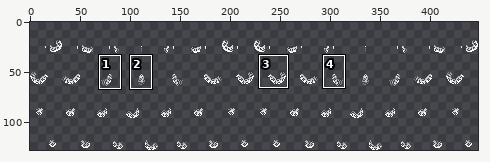
Two states of a sprite sheet, Resources/Textures/_EE/Mobs/Customization/Tajaran/leotail.rsi/leotailanim_primary.png. The first picture is a wide view before the edit; the outline marks the close-up.
Close-up. First the earlier version:
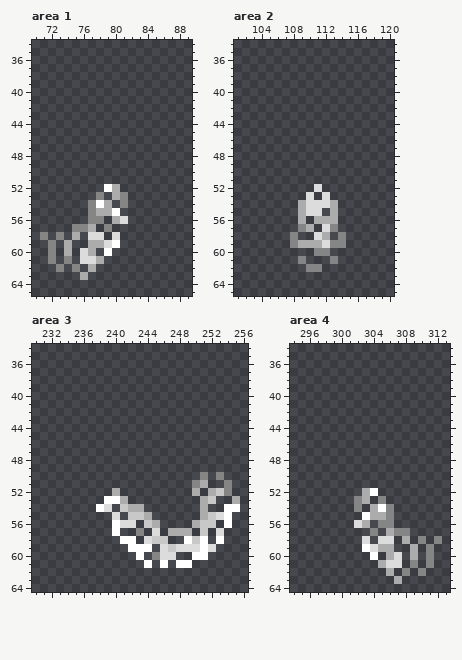
The file is 448x128 pixels. Colours within 5 levels of each other are drawn and written as one. Shown: area 1: x 70..89, y 34..65; area 2: x 101..120, y 34..65; area 3: x 230..256, y 34..64; area 4: x 294..313, y 34..64. The commit also changed other parts of the picture, which this record leaves out.
The result:
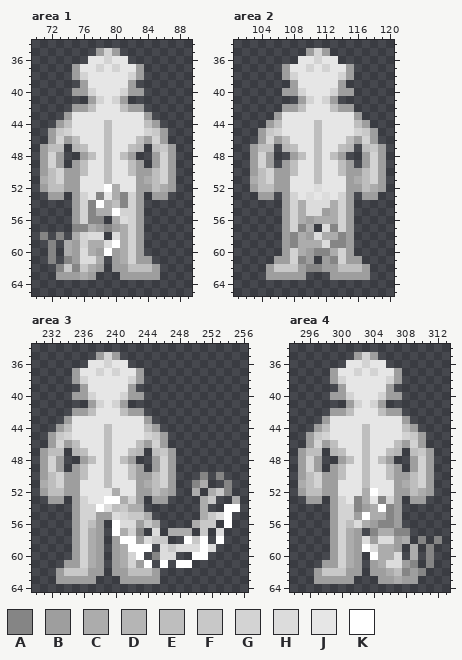
Palette (. is transparent): A #858585  B #9e9e9e  C #acacac  D #b5b5b5  E #bebebe  F #c8c8c8  G #d3d3d3  H #dcdcdc  J #e6e6e6  K #ffffff
Difference:
--- area 1
@@ x 70..89 @@
 34 ....................
-35 ....................
-36 ....................
-37 ....................
-38 ....................
-39 ....................
-40 ....................
-41 ....................
-42 ....................
-43 ....................
-44 ....................
-45 ....................
-46 ....................
-47 ....................
-48 ....................
-49 ....................
-50 ....................
-51 ....................
-52 .........KC.........
-53 ........A.CA........
-54 .......AKC.A........
-55 .......ACCK.........
-56 .......AA.CH........
-57 .....AAC.A..........
-58 .A.A.C.HH.H.........
-59 ..A.C..CCHK.........
-60 ..A.C.HC.K..........
-61 ..A.A.HHC...........
-62 ...A.A.C............
-63 ......C.............
+35 ........BGB.........
+36 .......JJGJJ........
+37 .....BJJGJGJJB......
+38 .....BGJJJJJGB......
+39 ......BJJJJJB.......
+40 .....BBGJJJGBB......
+41 .......BGJGB........
+42 .....BBEJJJEBB......
+43 ....BJJJJJJJJJB.....
+44 ...BEJJJJEJJJJEB....
+45 ..BFGJJJJEJJJJGFB...
+46 ..BGBEJJJEJJJEBGB...
+47 .BEE.DEJJEJJED.EFB..
+48 .BGB..BEJEJEB..BGB..
+49 .BGB.BEJJEJJEB.BGB..
+50 .BEGBBEJJEJJEBBEGB..
+51 .CEGBBJJJEJJJBCEGB..
+52 .BEEBBJJJKCJJBBECB..
+53 ..BB.BGJAJCAGB.BB...
+54 .....BGAKCEAGB......
+55 .....BGACCKGGB......
+56 .....BGAA.CHGB......
+57 .....AACBABCGB......
+58 .A.A.CGHH.HCGB......
+59 ..A.CBGCCHKCGB......
+60 ..A.CBHCBKBCGB......
+61 ..A.ABHHC.BCGBB.....
+62 ...AFAFCB.BBEEEB....
+63 ...BBBCB...BBBBB....
 64 ....................
--- area 2
@@ x 101..120 @@
 34 ....................
-35 ....................
-36 ....................
-37 ....................
-38 ....................
-39 ....................
-40 ....................
-41 ....................
-42 ....................
-43 ....................
-44 ....................
-45 ....................
-46 ....................
-47 ....................
-48 ....................
-49 ....................
-50 ....................
-51 ....................
-52 ..........H.........
-53 .........H.H........
-54 ........CHHHC.......
-55 ........CHH.C.......
-56 ........C.CCC.......
-57 ........AC.HA.......
-58 .......A..HC.A......
-59 .......ACCCHAA......
-60 ..........AA........
-61 ........A...A.......
-62 .........AA.........
-63 ....................
+35 .........BGB........
+36 ........JJGJJ.......
+37 ......BJJGJGJJB.....
+38 ......BGJJJJJGB.....
+39 .......BJJJJJB......
+40 ......BBGJJJGBB.....
+41 ........BGJGB.......
+42 ......BBEJJJEBB.....
+43 .....BJJJJJJJJJB....
+44 ....BEJJJJEJJJJEB...
+45 ...BFGJJJJEJJJJGFB..
+46 ...BGBEJJJEJJJEBGB..
+47 ..BEE.DEJJEJJED.EFB.
+48 ..BGB..BEJEJEB..BGB.
+49 ..BGB.BEJJEJJEB.BGB.
+50 ..BEGBBEJJEJJEBBEGB.
+51 ..CEGBBJJJEJJJBCEGB.
+52 ..BEEBBJJJHJJJBBECB.
+53 ...BB.BGJHJHJGB.BB..
+54 ......BGCHHHCGB.....
+55 ......BGCHHBCGB.....
+56 ......BGCBCCCGB.....
+57 ......BGAC.HAGB.....
+58 ......BACBHCCAB.....
+59 ......BACCCHAAB.....
+60 ......BGCBAACGB.....
+61 .....BBGAB.BAGBB....
+62 ....BFFFBAABBEEEB...
+63 ....BBBBB...BBBBB...
 64 ....................
--- area 3
@@ x 230..256 @@
 34 ...........................
-35 ...........................
-36 ...........................
-37 ...........................
-38 ...........................
-39 ...........................
-40 ...........................
-41 ...........................
-42 ...........................
-43 ...........................
-44 ...........................
-45 ...........................
-46 ...........................
-47 ...........................
-48 ...........................
-49 ...........................
-50 .....................A.A...
-51 ....................AC..A..
-52 ..........C.........C.CFA..
-53 .........KKC.........CF..C.
-54 ........KH.FCC.......C..KK.
-55 ..........H.FFC......CFHK..
-56 ..........KHH.FC....CFF.K..
-57 ..........K..A.H.CCC.F.H...
-58 ...........KK.HFF..KFK.K...
-59 ............KKK.HFHHHKH....
-60 .............K.AHH..KK.....
-61 ..............K.K.KK.......
-62 ...........................
-63 ...........................
+35 ........BGB................
+36 .......JJGJJ...............
+37 .....BJJGJGJJB.............
+38 .....BGJJJJJGB.............
+39 ......BJJJJJB..............
+40 .....BBGJJJGBB.............
+41 .......BGJGB...............
+42 .....BBEJJJEBB.............
+43 ....BJJJJJJJJJB............
+44 ...BEJJJJEJJJJEB...........
+45 ..BFGJJJJEJJJJGFB..........
+46 ..BGBEJJJEJJJEBGB..........
+47 .BEE.DEJJEJJED.EFB.........
+48 .BGB..BEJEJEB..BGB.........
+49 .BGB.BEJJEJJEB.BGB.........
+50 .BEGBBEJJEJJEBBEGB...A.A...
+51 .CEGBBJJJEJJJBCEGB..AC..A..
+52 .BEEBBJJJJCJJBBECB..C.CFA..
+53 ..BB.BGJJKKCGB.BB....CF..C.
+54 .....BGGKHEFCC.......C..KK.
+55 .....BGGBBHGFFC......CFHK..
+56 .....BGEB.KHHBFC....CFF.K..
+57 .....BGCB.KCGA.H.CCC.F.H...
+58 .....BGCB.BKKBHFF..KFK.K...
+59 .....BGCB.BCKKK.HFHHHKH....
+60 .....BGCB.BCGK.AHH..KK.....
+61 ....BBGCB.BCGBK.K.KK.......
+62 ...BFFFBB.BBEEEB...........
+63 ...BBBBB...BBBBB...........
 64 ...........................
--- area 4
@@ x 294..313 @@
 34 ....................
-35 ....................
-36 ....................
-37 ....................
-38 ....................
-39 ....................
-40 ....................
-41 ....................
-42 ....................
-43 ....................
-44 ....................
-45 ....................
-46 ....................
-47 ....................
-48 ....................
-49 ....................
-50 ....................
-51 ....................
-52 .........CK.........
-53 ........AC.A........
-54 ........A.CKA.......
-55 .........KCCA.......
-56 ........HC.AA.......
-57 ..........A.CAA.....
-58 .........H.HH.C.A.A.
-59 .........KHCC..C.A..
-60 ..........K.CH.C.A..
-61 ...........CHH.A.A..
-62 ............C.A.A...
-63 .............C......
+35 ........BGB.........
+36 .......JJGJJ........
+37 .....BJJGJGJJB......
+38 .....BGJJJJJGB......
+39 ......BJJJJJB.......
+40 .....BBGJJJGBB......
+41 .......BGJGB........
+42 .....BBEJJJEBB......
+43 ....BJJJJJJJJJB.....
+44 ...BEJJJJEJJJJEB....
+45 ..BFGJJJJEJJJJGFB...
+46 ..BGBEJJJEJJJEBGB...
+47 .BEE.DEJJEJJED.EFB..
+48 .BGB..BEJEJEB..BGB..
+49 .BGB.BEJJEJJEB.BGB..
+50 .BEGBBEJJEJJEBBEGB..
+51 .CEGBBJJJEJJJBCEGB..
+52 .BEEBBJJJCKJJBBECB..
+53 ..BB.BGJACJAGB.BB...
+54 .....BGGABCKAB......
+55 .....BGGBKCCAB......
+56 .....BGEHCBAAB......
+57 .....BGCB.ACCAA.....
+58 .....BGCBHBHHBC.A.A.
+59 .....BGCBKHCCB.C.A..
+60 .....BGCB.KCCH.C.A..
+61 ....BBGCB.BCHHBA.A..
+62 ...BFFFBB.BBCEABA...
+63 ...BBBBB...BBCBB....
 64 ....................
Changed places in both close-ups, as pixel boxes (x1, y1, x2, y2):
added: (40, 48, 176, 280)
added: (250, 48, 386, 280)
added: (40, 352, 176, 584)
added: (298, 352, 434, 584)
